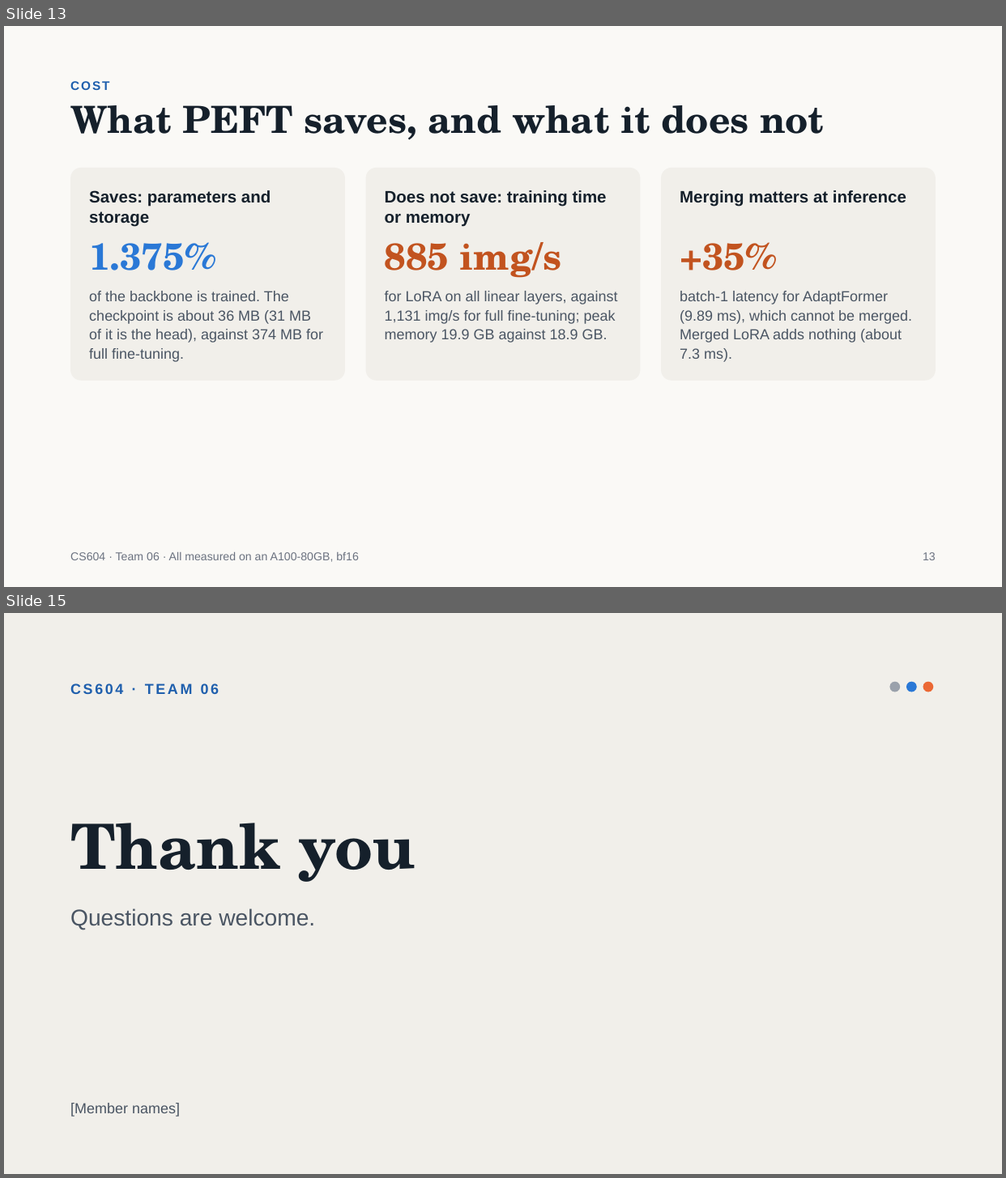
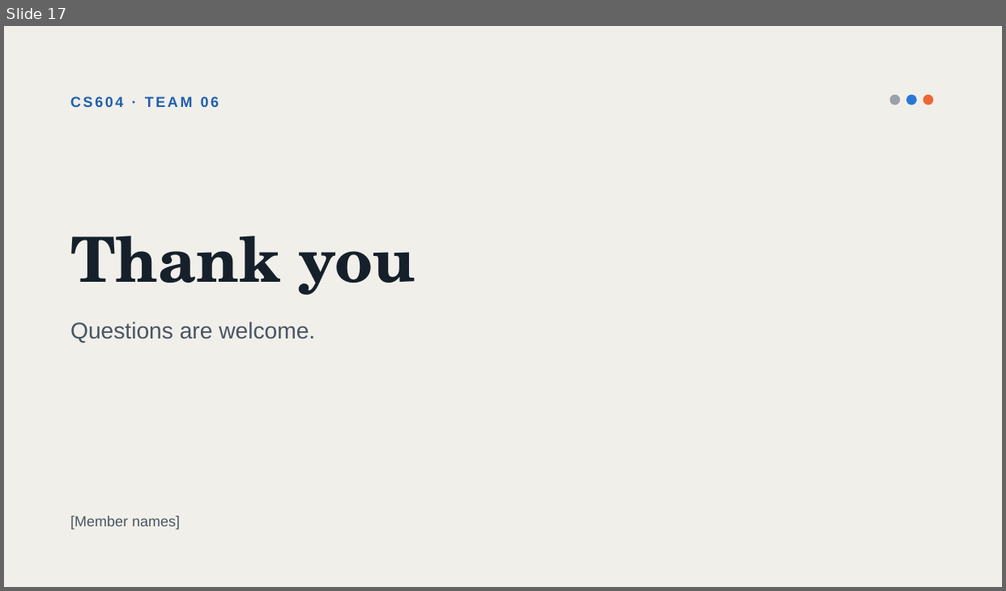
Before and after one commit to jiaobuchong/deep-cv, a slide deck: cs604_team06_slides.pptx. Shown one above the other, each under a label of ours: slides 13 and 15 before the commit, slide 17 after it; the slides between them are not shown. The pictures are 1006x1178 and 1006x591 pixels, drawn with LibreOffice and Linux fonts; fonts in the diff are those of the drawing. Boxes give left, top, right and bottom in pixels: in the first picture for what was removed or moved away, otherwise in the second. Text is boxed around its words. In the diff, an @@ line names an element or a change of style, - is before the commit and + after.

```diff
--- a/cs604_team06_slides.pptx
+++ b/cs604_team06_slides.pptx
@@ slide 13 removed at [4, 26, 1002, 587], background #FAF9F6 @@
@@ text removed at [70, 81, 109, 90] @@
-COST
@@ title removed at [70, 105, 824, 140] @@
-What PEFT saves, and what it does not
@@ rounded rectangle removed at [70, 168, 345, 380] @@
@@ rounded rectangle removed at [365, 168, 641, 380] @@
@@ rounded rectangle removed at [661, 168, 936, 380] @@
@@ text removed at [89, 190, 270, 227] @@
-Saves: parameters and storage
@@ text removed at [385, 190, 607, 227] @@
-Does not save: training time or memory
@@ text removed at [680, 190, 906, 207] @@
-Merging matters at inference
@@ text removed at [89, 242, 215, 271] @@
-1.375%
@@ text removed at [385, 242, 561, 278] @@
-885 img/s
@@ text removed at [680, 242, 777, 271] @@
-+35%
@@ text removed at [89, 291, 323, 362] @@
-of the backbone is trained. The checkpoint is about 36 MB (31 MB of it is the head), against 374 MB for full fine-tuning.
@@ text removed at [385, 291, 618, 343] @@
-for LoRA on all linear layers, against 1,131 img/s for full fine-tuning; peak memory 19.9 GB against 18.9 GB.
@@ text removed at [680, 291, 912, 362] @@
-batch-1 latency for AdaptFormer (9.89 ms), which cannot be merged. Merged LoRA adds nothing (about 7.3 ms).
@@ text removed at [70, 552, 358, 562] @@
-CS604 · Team 06 · All measured on an A100-80GB, bf16
@@ text removed at [923, 552, 936, 561] @@
-13
@@ what was slide 15 is now slide 17 @@
```
Also in this commit, not shown: 6 slides changed, 12 slides added, 8 other slides removed, 11 other files.
